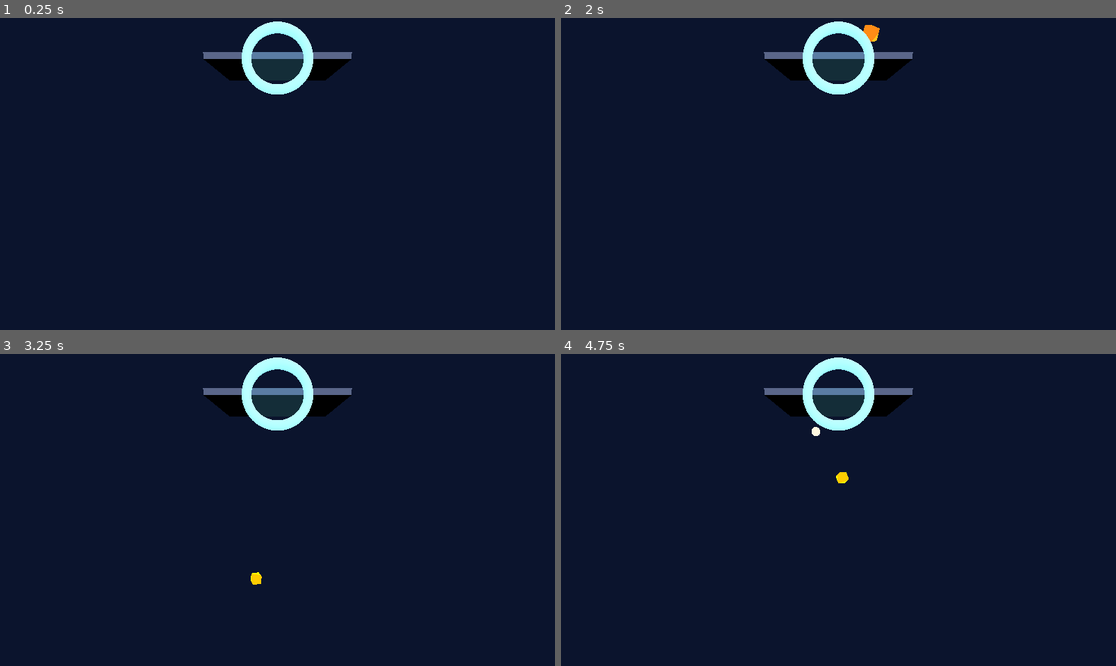
Above: before the commit, frames 1-4 (two rows, left to right).
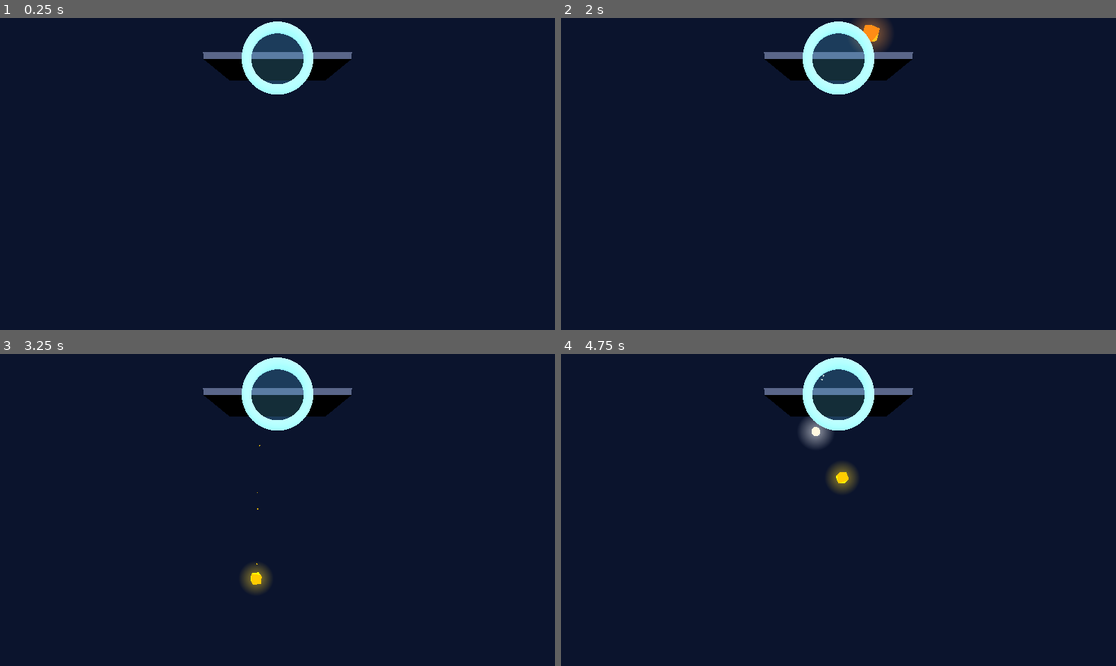
Above: after the commit, the same moments.

Repository: ibrews/godot-avp-cascade
Game: Godot game, scene res://main_v2.tscn
Two runs of this game, one before a commit and one after it. Both use one fixed random seed, a clock stepped at 60 frames per second and the inputs below.
Inputs:
- Up to frame 1 (0.25 s): no input
- Up to frame 2 (2 s): tap Enter at 0.5 s; tap Space at 1.25 s
- Up to frame 3 (3.25 s): no input
- Up to frame 4 (4.75 s): no input

The runs differ from the first frame. In frame 1, 0.4% of the frame differs, in the area x 45-55%, y 4-22%; in frame 2, 0.8%; in frame 3, 0.8%; in frame 4, 1.1%, in the area x 43-55%, y 4-45%.

Commit message:
fix: occluding sky dissolve shader, scale-engage gating, handle outline, grab SFX
1) Immersion was BROKEN — alpha-transparent sky doesn't occlude passthrough, so
   it was stuck in mixed. Replaced with a dissolve SHADER (opaque pipeline →
   occludes at dissolve=1; animated cell-discard for the gradual hand-like
   dissolve/resolve). Immersive is the launch default again.
2/4) Two-hand scale now engages ONLY when both pinches are at the target: world =
   both pinches on the handle bar; object = one hand holds it AND the free pinch
   is within the object's reach (_obj_reach). A pinch by your side no longer
   triggers scale. This also makes the BLUE scale outline reliably show.
3) Scene handle ring: YELLOW + bright when grabbed, BLUE while scaling, dim
   default — so the world handle has a clear grabbed/scaling indicator.
+ Soft 'thunk' grab SFX the frame a hand catches a body.
Device build v0.5.3-fixes.

Co-Authored-By: Claude Opus 4.8 (1M context) <noreply@anthropic.com>

Diff:
--- a/test-project/main_v2.gd
+++ b/test-project/main_v2.gd
@@ -8,7 +8,7 @@
 # Gestures: index→thumb = grab | middle→thumb = toggle hand mesh | ring→thumb = reset
 
 # Shown on the in-world info panel. Bump on meaningful releases.
-const APP_VERSION := "v0.5.2-polish"
+const APP_VERSION := "v0.5.3-fixes"
 
 const SPAWN_INTERVAL := 0.55
 const KILL_Y := -2.0
@@ -96,6 +96,7 @@
 var _scale_WB := Vector3.ZERO
 var _scale_T0: Transform3D = Transform3D.IDENTITY  # target object transform at engage
 var _two_hand_world_active := false  # suppress single-hand handle drag while two-handing the world
+var _prev_grabbed := {"left_hand": false, "right_hand": false}  # for the grab "thunk" SFX
 
 # Per-hand index-pinch hysteresis (true once pinched, stays true until clearly
 # released — kills the grab/release flicker that made grabbing stutter).
@@ -129,7 +130,7 @@
 var _world_env: WorldEnvironment
 var _immersive := false
 var _skybox: MeshInstance3D    # giant inward sphere; toggled to block passthrough
-var _sky_mat: StandardMaterial3D  # stored so the immersion toggle can fade it in/out
+var _sky_mat: ShaderMaterial  # dissolve shader; "dissolve" param 0→1 = mixed→immersive
 var _glow_tex: GradientTexture2D  # cached soft radial gradient for cube bloom halos
 
 # Info panel: a rigid stack (no per-element billboard — we face the whole panel
@@ -236,8 +237,7 @@
 	if _skybox != null:
 		_skybox.visible = true
 	if _sky_mat != null:
-		_sky_mat.albedo_color.a = 1.0
-		_sky_mat.emission_energy_multiplier = 0.8
+		_sky_mat.set_shader_parameter("dissolve", 1.0)  # fully resolved = occludes
 	_write_log("Sandbox built; audio ready; hand tracking active")
 
 func _build_resources():
@@ -364,19 +364,29 @@
 	sky_sphere.height = 16.0
 	sky_sphere.is_hemisphere = false
 	_skybox.mesh = sky_sphere
-	_sky_mat = StandardMaterial3D.new()
-	_sky_mat.shading_mode = BaseMaterial3D.SHADING_MODE_UNSHADED
-	_sky_mat.cull_mode = BaseMaterial3D.CULL_FRONT  # render inside faces
-	# ALPHA so the immersion toggle can DISSOLVE it in/out gradually. Steady immersive
-	# state is alpha=1 (writes opaque alpha → occludes passthrough); the transition
-	# briefly fades alpha alongside the shard burst.
-	_sky_mat.transparency = BaseMaterial3D.TRANSPARENCY_ALPHA
-	# Vertical gradient via a simple emissive deep-space blue; bright enough to lift
-	# the previously-black scene and give metals something to reflect.
-	_sky_mat.albedo_color = Color(0.06, 0.09, 0.18)
-	_sky_mat.emission_enabled = true
-	_sky_mat.emission = Color(0.10, 0.16, 0.32)
-	_sky_mat.emission_energy_multiplier = 0.8
+	# DISSOLVE shader: OPAQUE pipeline (no transparency render_mode) so at dissolve=1 it
+	# writes solid pixels and FULLY OCCLUDES passthrough (= real immersive). The animated
+	# "dissolve" uniform discards a growing fraction of blocky cells, so the sky cells in
+	# (resolve) / out (dissolve) gradually — like the hand shards — without ever being a
+	# translucent material (which does NOT occlude on the visionOS composite).
+	var sky_shader := Shader.new()
+	sky_shader.code = """
+shader_type spatial;
+render_mode unshaded, cull_front;
+uniform float dissolve : hint_range(0.0, 1.0) = 1.0;
+uniform vec3 sky_color : source_color = vec3(0.06, 0.09, 0.18);
+uniform vec3 sky_emis : source_color = vec3(0.10, 0.16, 0.32);
+float hash(vec2 p) { return fract(sin(dot(p, vec2(12.9898, 78.233))) * 43758.5453); }
+void fragment() {
+	float n = hash(floor(UV * 56.0));
+	if (n > dissolve) discard;
+	ALBEDO = sky_color;
+	EMISSION = sky_emis * 0.8;
+}
+"""
+	_sky_mat = ShaderMaterial.new()
+	_sky_mat.shader = sky_shader
+	_sky_mat.set_shader_parameter("dissolve", 1.0)
 	_skybox.mesh.surface_set_material(0, _sky_mat)
 	_skybox.position = Vector3(0.0, 1.3, 0.0)
 	_skybox.visible = false
@@ -680,6 +690,7 @@
 	_update_arms_button(delta)
 	_update_leaderboard(delta)
 	_update_destruct(delta)
+	_update_grab_sound()
 	_update_two_hand_scale()  # both hands pinch → scale world (handle) or held object
 	_update_scene_handle()  # World handle now drags the XROrigin (the user), not the
 	# world — zero physics bodies move, so no freeze and no jitter. World-scale (scaling
@@ -1208,25 +1219,21 @@
 	var cam := get_viewport().get_camera_3d()
 	if cam != null:
 		center = cam.global_position
-	# Gradual dissolve/resolve over ~0.8s (like the hands), not a binary snap: fade the
-	# sky alpha + emission while shards converge/scatter. Steady immersive = alpha 1.
+	# Gradual cell-dissolve via the sky shader's "dissolve" uniform (0=mixed, 1=immersive
+	# opaque/occluding), like the hand shards — never a translucent material.
 	if _immersive:
 		if _skybox != null:
 			_skybox.visible = true
 		if _sky_mat != null:
-			_sky_mat.albedo_color.a = 0.0
-			var tw := create_tween().set_parallel(true)
-			tw.tween_property(_sky_mat, "albedo_color:a", 1.0, 0.8).set_trans(Tween.TRANS_SINE)
-			tw.tween_property(_sky_mat, "emission_energy_multiplier", 0.8, 0.8)
+			_sky_mat.set_shader_parameter("dissolve", 0.0)
+			var tw := create_tween()
+			tw.tween_method(func(v: float): _sky_mat.set_shader_parameter("dissolve", v), 0.0, 1.0, 0.8).set_trans(Tween.TRANS_SINE)
 		_shard_burst(center, 2.6, Color(0.45, 0.65, 1.0), false, 48)  # converge / materialize
 		_push_sweep(300.0, 900.0, 0.45)                               # rising (hand "show")
 	else:
 		if _sky_mat != null:
 			var tw := create_tween()
-			tw.set_parallel(true)
-			tw.tween_property(_sky_mat, "albedo_color:a", 0.0, 0.8).set_trans(Tween.TRANS_SINE)
-			tw.tween_property(_sky_mat, "emission_energy_multiplier", 0.0, 0.8)
-			tw.set_parallel(false)
+			tw.tween_method(func(v: float): _sky_mat.set_shader_parameter("dissolve", v), 1.0, 0.0, 0.8).set_trans(Tween.TRANS_SINE)
 			tw.tween_callback(func(): if _skybox != null: _skybox.visible = false)
 		_shard_burst(center, 2.6, Color(0.80, 0.88, 1.0), true, 48)   # scatter / dissolve
 		_push_sweep(900.0, 300.0, 0.45)                               # falling (hand "hide")
@@ -1881,20 +1888,28 @@
 	var origin := $XROrigin3D as Node3D
 	var PA: Vector3 = origin.global_transform * (pL as Vector3)   # current world pinch L
 	var PB: Vector3 = origin.global_transform * (pR as Vector3)   # current world pinch R
-	var mid := (PA + PB) * 0.5
-
-	# --- Engage: pick a target the first frame both pinches are down near something. ---
+
+	# --- Engage: BOTH pinches must be AT the target (a hand pinching by your side must
+	# NOT put us in scale mode). World = both pinches on the handle; object = one hand
+	# holds it AND the other pinch is inside/very close to it. ---
 	if not _scale_active:
-		var is_world := _scene_handle != null and mid.distance_to(_scene_handle.global_position) <= 0.28
+		var is_world := _scene_handle != null \
+			and PA.distance_to(_scene_handle.global_position) <= 0.20 \
+			and PB.distance_to(_scene_handle.global_position) <= 0.20
 		var obj: Node3D = null
 		if not is_world:
-			var best := 0.24
-			for b in _grabbables:
-				if is_instance_valid(b) and (b as Node3D).visible:
-					var d := mid.distance_to((b as Node3D).global_position)
-					if d < best:
-						best = d
-						obj = b as Node3D
+			var lh = _hand_handlers.get("left_hand")
+			var rh = _hand_handlers.get("right_hand")
+			var cand: Node3D = null
+			var free_pt := Vector3.ZERO
+			if lh != null and lh.picked_up_body != null and lh.picked_up_body != _scene_handle:
+				cand = lh.picked_up_body
+				free_pt = PB   # left holds → right is the free pinch
+			elif rh != null and rh.picked_up_body != null and rh.picked_up_body != _scene_handle:
+				cand = rh.picked_up_body
+				free_pt = PA   # right holds → left is the free pinch
+			if cand != null and free_pt.distance_to(cand.global_position) <= _obj_reach(cand):
+				obj = cand
 		if not is_world and obj == null:
 			return
 		_scale_active = true
@@ -1948,6 +1963,39 @@
 	_scale_is_world = false
 	_scale_target = null
 	_scaling_body = null
+
+# Approx world-space grab radius of an object (half AABB diagonal × scale + grace),
+# so "free pinch near the object" scales with object size.
+func _obj_reach(n: Node3D) -> float:
+	var r := 0.10
+	for c in n.get_children():
+		if c is VisualInstance3D:
+			var a: AABB = (c as VisualInstance3D).get_aabb()
+			r = maxf(r, a.size.length() * 0.5 * maxf(n.scale.x, 0.2))
+			break
+	return r + 0.10
+
+# Play a soft grounding "thunk" the frame a hand newly grabs a body.
+func _update_grab_sound() -> void:
+	for side in ["left_hand", "right_hand"]:
+		var h = _hand_handlers.get(side)
+		var now: bool = h != null and h.picked_up_body != null
+		if now and not _prev_grabbed.get(side, false):
+			_push_grab()
+		_prev_grabbed[side] = now
+
+func _push_grab() -> void:
+	if _audio_playback == null:
+		return
+	var dur := 0.08
+	var n := int(SAMPLE_RATE * dur)
+	var to_fill: int = min(n, _audio_playback.get_frames_available())
+	for i in range(to_fill):
+		var t := float(i) / SAMPLE_RATE
+		var u := t / dur
+		var f: float = lerp(420.0, 230.0, u)   # quick downward pluck = "caught it"
+		var s := (sin(TAU * f * t) * 0.5 + sin(TAU * f * 0.5 * t) * 0.2) * exp(-13.0 * u)
+		_audio_playback.push_frame(Vector2(s, s))
 
 # Midpoint of index+thumb tips for a hand, or null if not pinching/tracked.
 # Requires full-hand confidence so scaling never engages off a half-seen hand.
--- a/test-project/sandbox/scene_handle.gd
+++ b/test-project/sandbox/scene_handle.gd
@@ -63,16 +63,24 @@
 # Brighten the halo when grabbed (called by main_v2).
 func set_held(held: bool) -> void:
 	if _ring_mat:
-		_ring_mat.emission_energy_multiplier = 4.0 if held else 1.6
-		_ring_mat.emission = Color(0.5, 1.0, 0.6) if held else Color(0.6, 0.85, 1.0)
+		if held:
+			_ring_mat.albedo_color = Color(1.0, 0.85, 0.2, 0.9)
+			_ring_mat.emission = Color(1.0, 0.82, 0.15)   # YELLOW when grabbed
+			_ring_mat.emission_energy_multiplier = 6.0
+		else:
+			_ring_mat.albedo_color = Color(0.7, 0.9, 1.0, 0.6)
+			_ring_mat.emission = Color(0.6, 0.85, 1.0)
+			_ring_mat.emission_energy_multiplier = 1.6
 
 # Blue while two-hand scaling/rotating the world (mirrors the object scale outline).
 func set_scaling(on: bool) -> void:
 	if _ring_mat == null:
 		return
 	if on:
-		_ring_mat.emission = Color(0.20, 0.50, 1.0)
-		_ring_mat.emission_energy_multiplier = 6.0
+		_ring_mat.albedo_color = Color(0.3, 0.55, 1.0, 0.9)
+		_ring_mat.emission = Color(0.20, 0.50, 1.0)   # BLUE while scaling
+		_ring_mat.emission_energy_multiplier = 7.0
 	else:
+		_ring_mat.albedo_color = Color(0.7, 0.9, 1.0, 0.6)
 		_ring_mat.emission = Color(0.6, 0.85, 1.0)
 		_ring_mat.emission_energy_multiplier = 1.6
